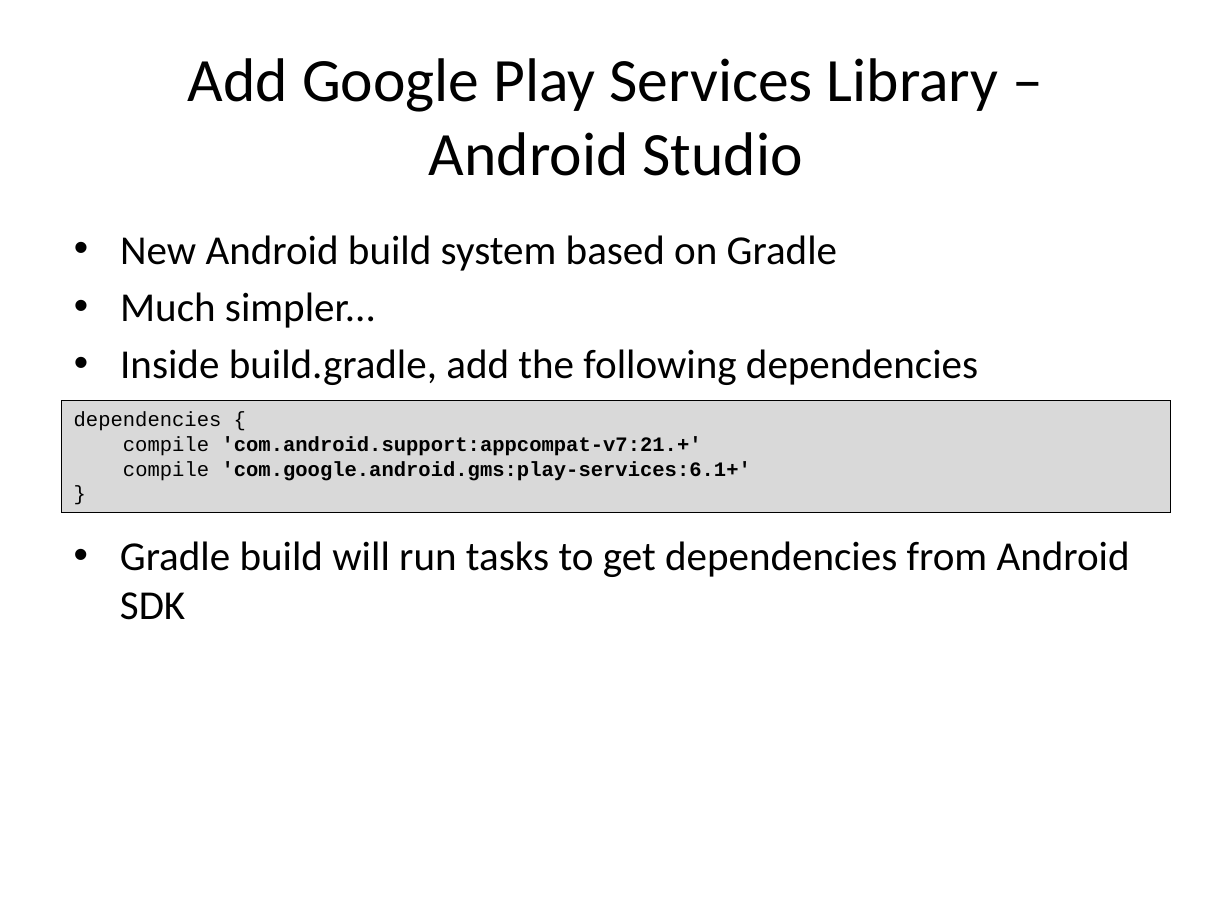
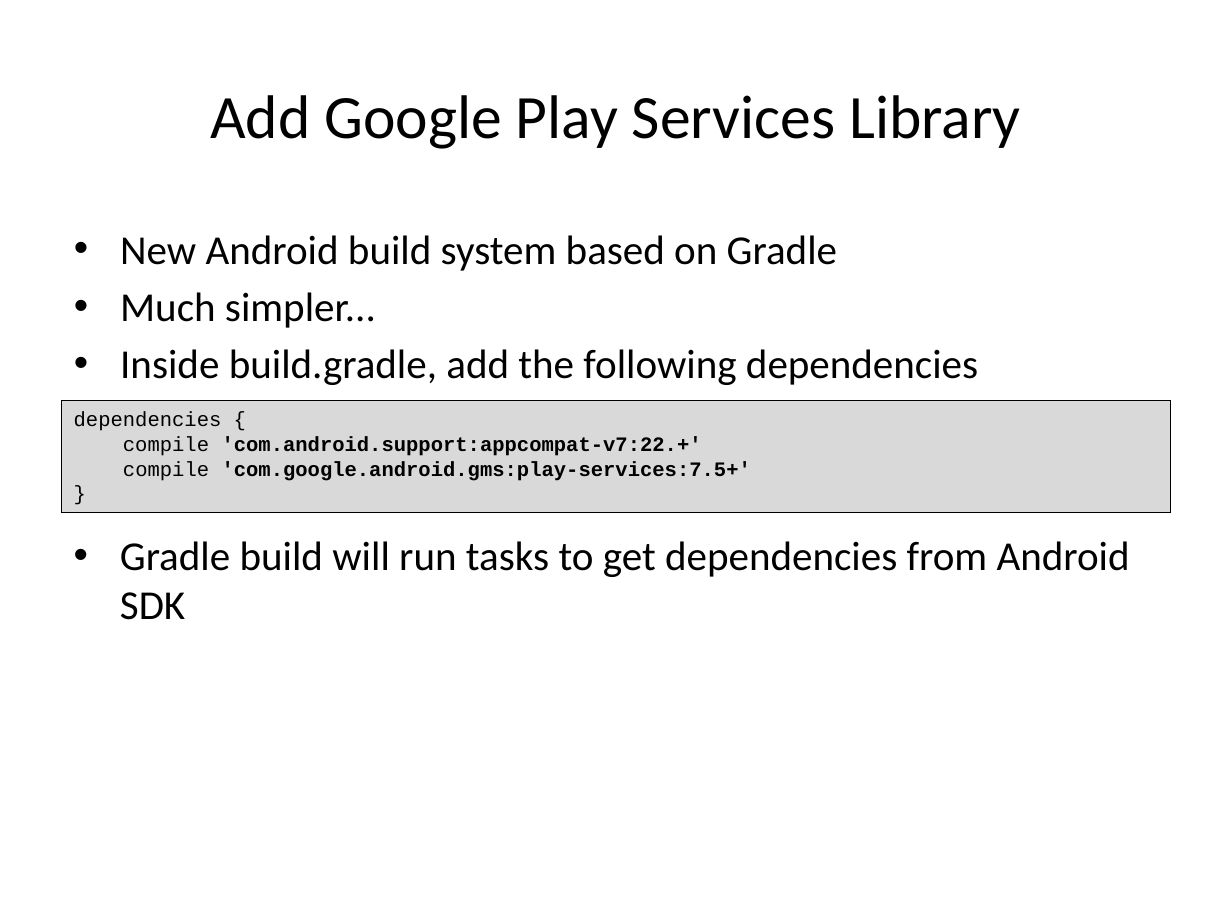
Before and after one commit to LeadingEDJE/MobilePushNotification, a slide deck: slide 13 of Implementing Push Notification in Android.pptx (slide 12 before the commit). Drawn at 1232x924 pixels with LibreOffice and Linux fonts; fonts in the diff are those of the drawing; background and template pictures are left out. Boxes give left, top, right and bottom in pixels: in the first picture for what was removed or moved away, otherwise in the second. Text is boxed around its words. In the diff, an @@ line names an element or a change of style, - is before the commit and + after.

```diff
--- a/Implementing Push Notification in Android.pptx
+++ b/Implementing Push Notification in Android.pptx
@@ title at (210,95,1021,149): text changed @@
-Add Google Play Services Library –
-Android Studio
+Add Google Play Services Library
@@ text in rectangle at (74,412,751,481): text changed @@
-dependencies {
-compile 'com.android.support:appcompat-v7:21.+'
-compile 'com.google.android.gms:play-services:6.1+'
-}
+dependencies {
+compile 'com.android.support:appcompat-v7:22.+'
+compile 'com.google.android.gms:play-services:7.5+'
+}
```
Also in this commit, not shown: 9 other slides changed, 2 slides added, 2 slides removed.
